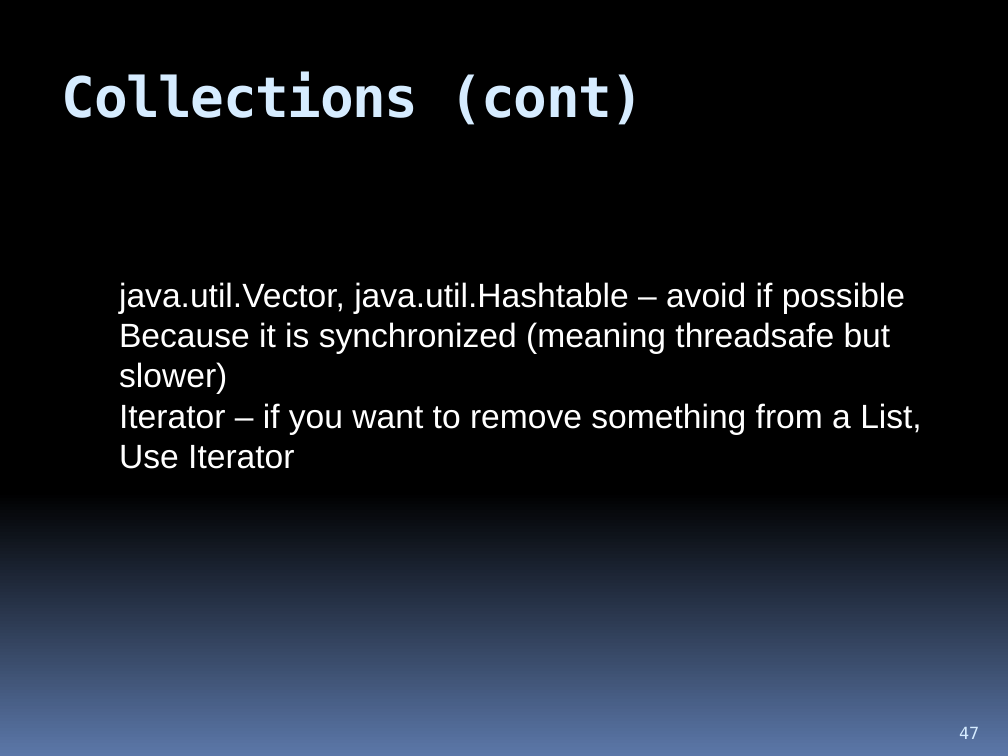
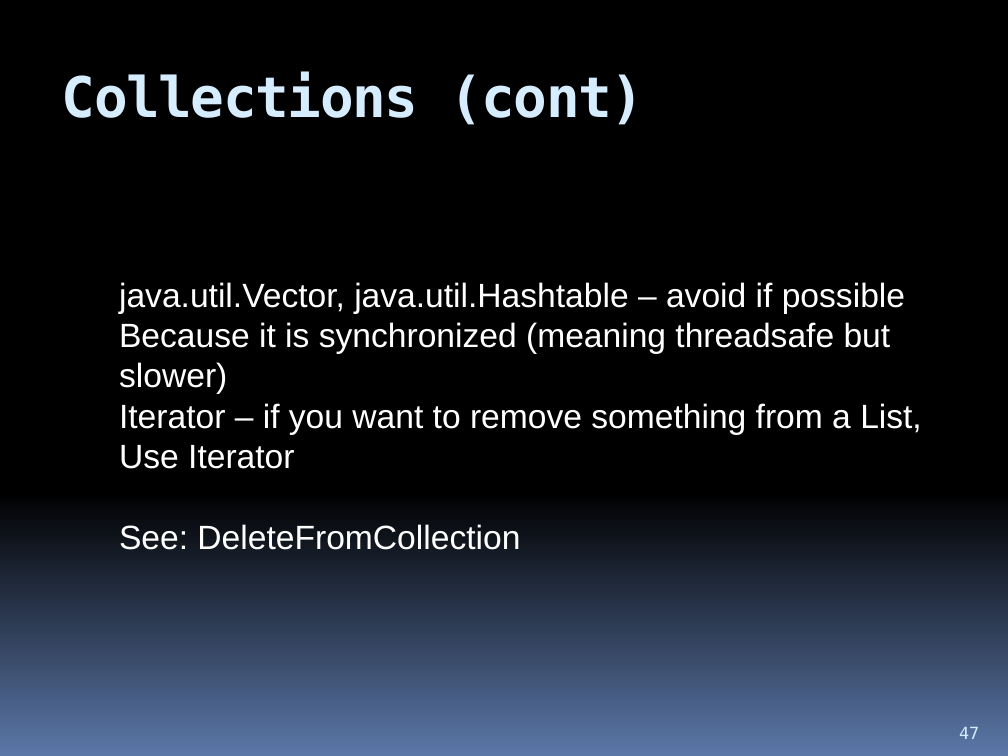
Before and after one commit to hchan/comp2613, a slide deck: slide 47 of coursePresentation.pptx. Drawn at 1008x756 pixels with LibreOffice and Linux fonts; fonts in the diff are those of the drawing. Boxes give left, top, right and bottom in pixels: in the first picture for what was removed or moved away, otherwise in the second. Text is boxed around its words. In the diff, an @@ line names an element or a change of style, - is before the commit and + after.

```diff
--- a/coursePresentation.pptx
+++ b/coursePresentation.pptx
@@ text at (119, 524, 520, 550): paragraph added @@
+See: DeleteFromCollection
```
Also in this commit, not shown: 4 other files.
